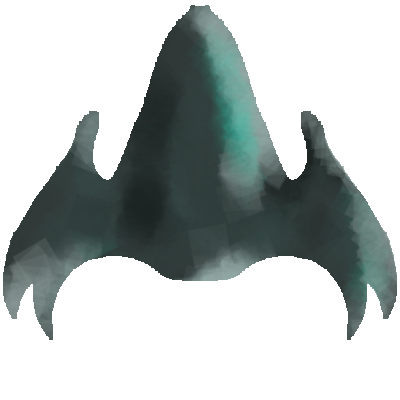
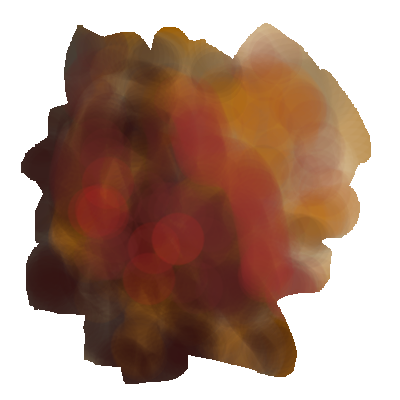
Layers edited between the first and the second 400×400 image:
added layer "asteroid2" above "asteroid" over (x1=21, y1=23, x2=371, y2=384)
added layer "asteroid" above "alpha" over (x1=21, y1=23, x2=371, y2=384)
hid "alpha" over (x1=3, y1=5, x2=397, y2=340)
hid "up_still" over (x1=3, y1=5, x2=397, y2=340)
